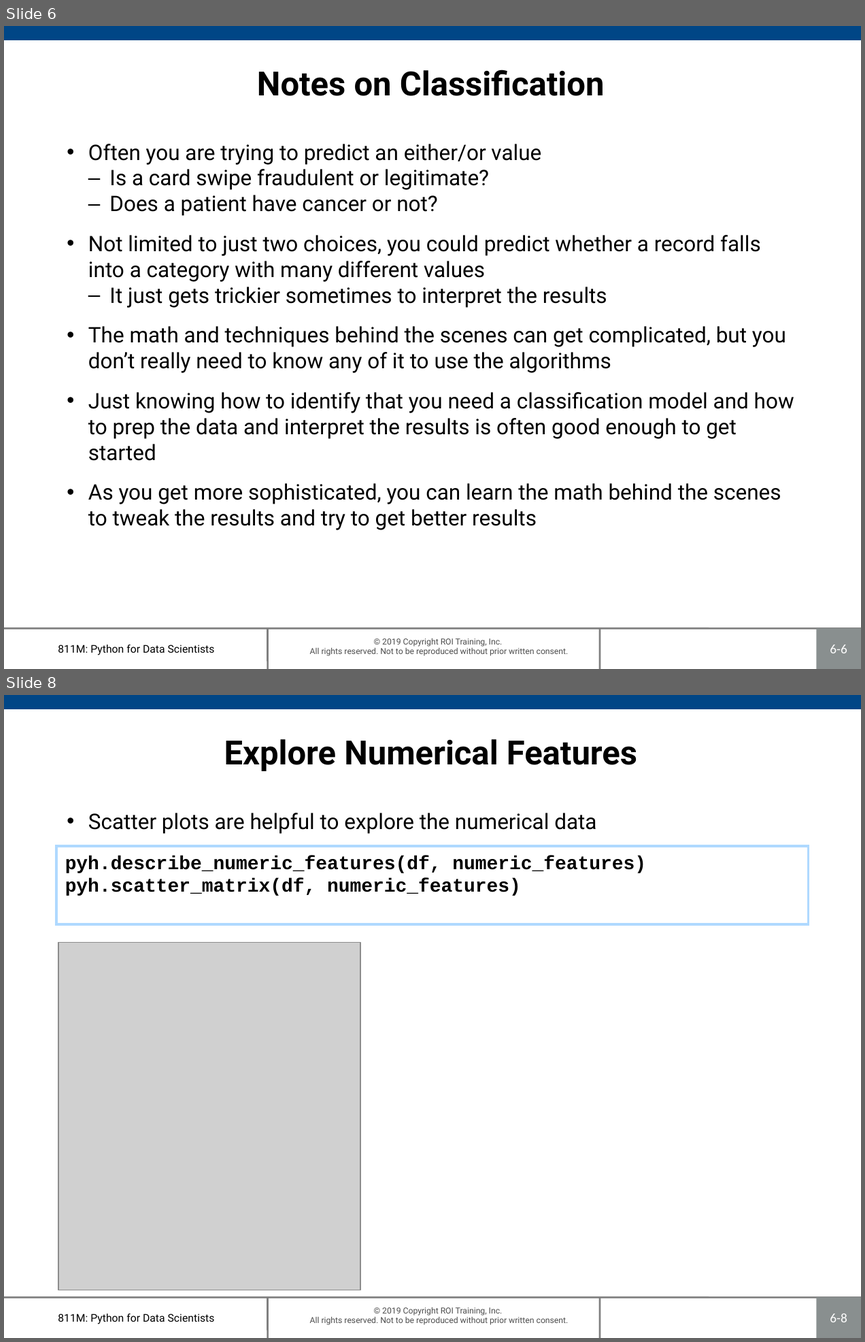
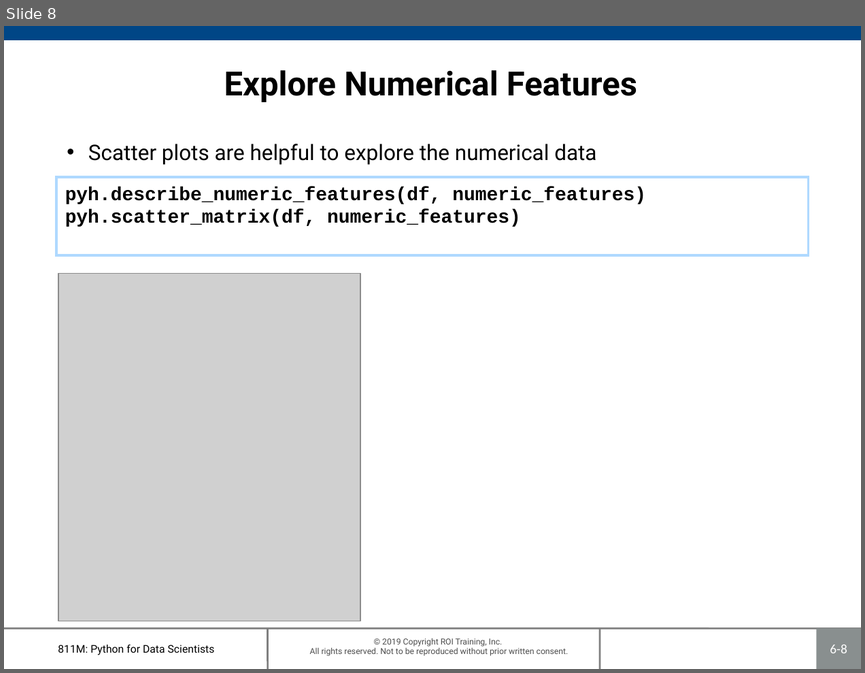
Before and after one commit to roitraining/SparkforDataScientists, a slide deck: Ch07_Pipelines.pptx. Shown one above the other, each under a label of ours: slides 6 and 8 before the commit, slide 8 after it; the slides between them are not shown. The pictures are 865x1342 and 865x673 pixels, drawn with LibreOffice and Linux fonts; fonts in the diff are those of the drawing; grey boxes stand for pictures; background and template pictures are left out. Boxes give left, top, right and bottom in pixels: in the first picture for what was removed or moved away, otherwise in the second. Text is boxed around its words. In the diff, an @@ line names an element or a change of style, - is before the commit and + after.

```diff
--- a/Ch07_Pipelines.pptx
+++ b/Ch07_Pipelines.pptx
@@ slide 6 removed at (4,26,861,669), background #FFFFFF; not listed: 7 template elements that a slide beside it also shows @@
@@ title removed at (257,70,604,96) @@
-Notes on Classification
@@ text removed at (88,144,794,530) @@
-• Often you are trying to predict an either/or value
-  – Is a card swipe fraudulent or legitimate?
-  – Does a patient have cancer or not?
-• Not limited to just two choices, you could predict whether a record falls into a category with many different values
-  – It just gets trickier sometimes to interpret the results
-• The math and techniques behind the scenes can get complicated, but you don’t really need to know any of it to use the algorithms
-• Just knowing how to identify that you need a classification model and how to prep the data and interpret the results is often good enough to get started
-• As you get more sophisticated, you can learn the math behind the scenes to tweak the results and try to get better results
```
Also in this commit, not shown: 6 slides changed, 1 slide added, 3 other files.
